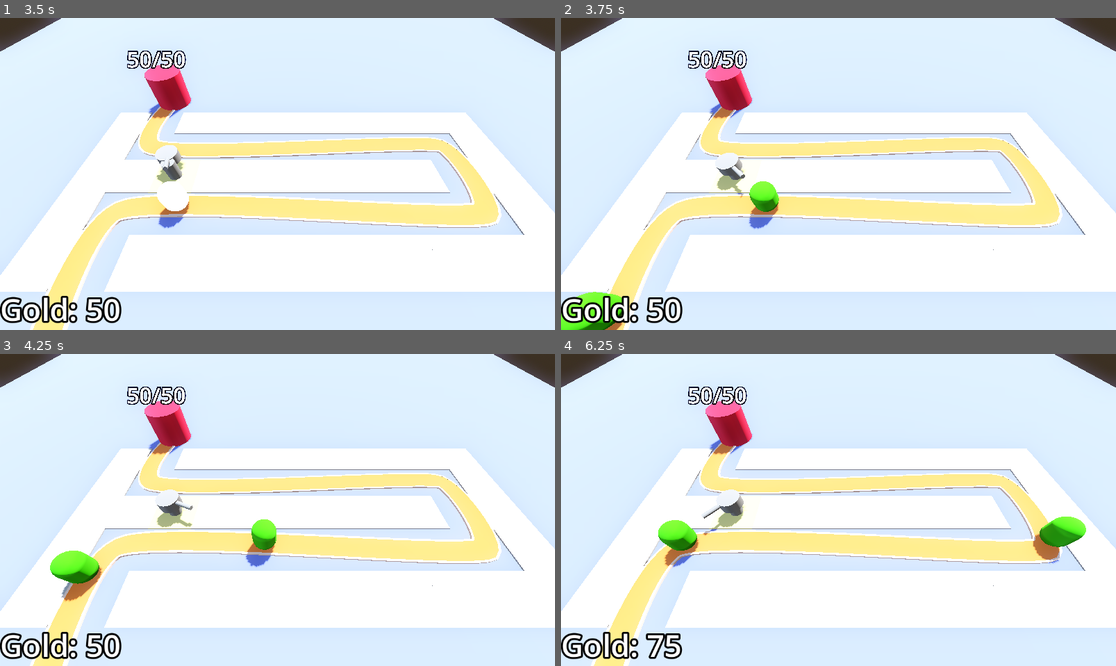
Above: before the commit, frames 1-4 (two rows, left to right).
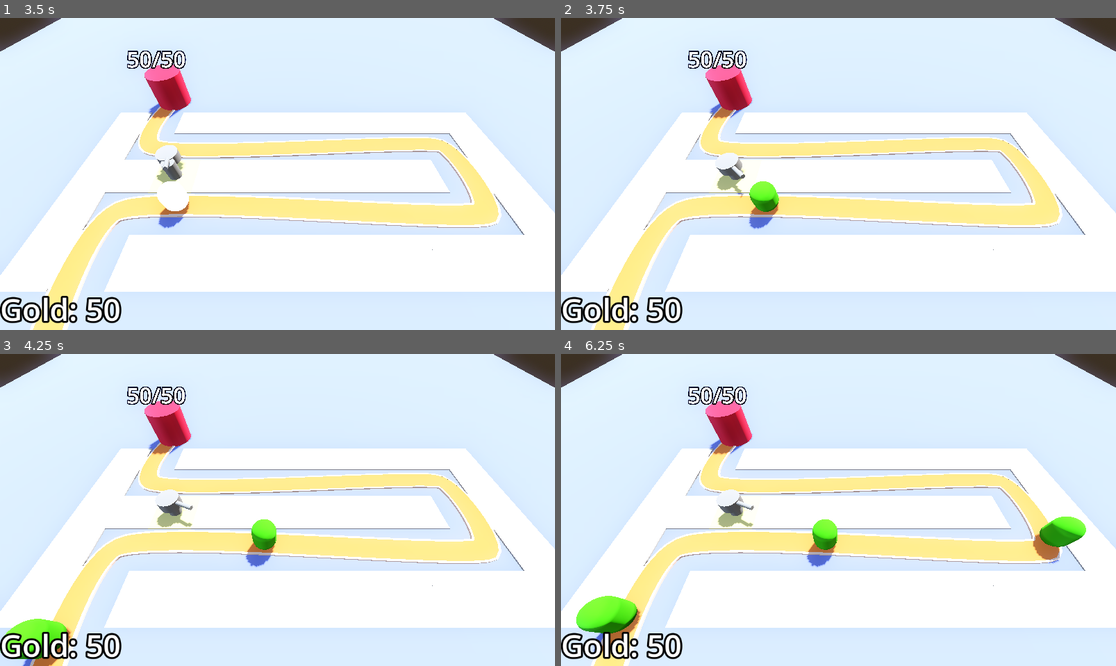
Above: after the commit, the same moments.

Repository: ConnerGordon/barbarian-blaster
Game: Godot game, scene res://levels/baselevel.tscn
The game is run twice, just before and just after one commit, with the same random seed, the same clock (stepped at 60 frames per second) and the same inputs.
Inputs (mouse positions are in pixels of both pictures, inside the frame that each line leads up to):
- Up to frame 1 (3.5 s): tap Enter at 0.5, 2 s; move the mouse to (399, 158) at 0.52 s; click (399, 158) at 0.6 s; tap Space at 1.25 s; move the mouse to (166, 189) at 1.27 s; click (166, 189) at 1.35 s; move the mouse to (333, 105) at 2.02 s; click (333, 105) at 2.1 s; move the mouse to (249, 236) at 2.77 s; click (249, 236) at 2.85 s
- Up to frame 2 (3.75 s): move the mouse to (1005, 220) at 3.52 s; click (1005, 220) at 3.6 s
- Up to frame 3 (4.25 s): no input
- Up to frame 4 (6.25 s): move the mouse to (672, 463) at 4.27 s; click (672, 463) at 4.35 s; move the mouse to (866, 510) at 5.02 s; click (866, 510) at 5.1 s; move the mouse to (755, 432) at 5.77 s; click (755, 432) at 5.85 s

Frame 1 is identical in both runs. In frame 2, 0.6% of the frame differs, in the area x 0-12%, y 87-100%; in frame 3, 1.8%; in frame 4, 3.0%, in the area x 2-50%, y 46-98%.

Commit message:
healthstuffs n timers

Diff:
--- /dev/null
+++ b/difficultymanager/difficultymanager.gd
@@ -0,0 +1,23 @@
+extends Node
+
+@onready var timer: Timer = $Timer
+@export var spawn_time_curve : Curve
+@export var game_length := 30.0
+@export var health_time_curve : Curve
+func _ready() -> void:
+	timer.start(game_length)
+
+
+func _process(delta: float) -> void:
+	pass
+
+func game_progress_ratio() -> float:
+	return 1.0-timer.time_left / game_length
+
+
+func get_spawn_time()-> float:
+	return spawn_time_curve.sample(game_progress_ratio())
+
+
+func get_health()-> float:
+	return health_time_curve.sample(game_progress_ratio())
--- /dev/null
+++ b/difficultymanager/difficultymanager.tscn
@@ -0,0 +1,23 @@
+[gd_scene load_steps=4 format=3 uid="uid://kjqfitqpw640"]
+
+[ext_resource type="Script" uid="uid://bhhh1qw3hpa55" path="res://difficultymanager/difficultymanager.gd" id="1_ptvyp"]
+
+[sub_resource type="Curve" id="Curve_ptvyp"]
+_limits = [0.25, 2.0, 0.0, 1.0]
+_data = [Vector2(0, 2), 0.0, -1.7500001, 0, 1, Vector2(1, 0.25), -1.7500001, 0.0, 1, 0]
+point_count = 2
+
+[sub_resource type="Curve" id="Curve_en8yo"]
+_limits = [10.0, 150.0, 0.0, 1.0]
+_data = [Vector2(0, 10), 0.0, 140.0, 0, 1, Vector2(1, 150), 140.0, 0.0, 1, 0]
+point_count = 2
+
+[node name="difficultymanager" type="Node"]
+script = ExtResource("1_ptvyp")
+spawn_time_curve = SubResource("Curve_ptvyp")
+health_time_curve = SubResource("Curve_en8yo")
+
+[node name="Timer" type="Timer" parent="."]
+wait_time = 30.0
+one_shot = true
+autostart = true
--- a/enmy/enemy.gd
+++ b/enmy/enemy.gd
@@ -7,6 +7,9 @@
 @export var defgold := 25
 @onready var animation_player: AnimationPlayer = $AnimationPlayer
 @onready var bank = get_tree().get_first_node_in_group("goonbank")
+
+@export var diff_man : Node
+
 
 var health: int:
 	set(nhealth):
--- a/levels/baselevel.tscn
+++ b/levels/baselevel.tscn
@@ -7,6 +7,7 @@
 [ext_resource type="Script" uid="uid://bm3q537f18c3d" path="res://levels/TurretManager.gd" id="5_l5r03"]
 [ext_resource type="PackedScene" uid="uid://crmtyoi82pkfo" path="res://turret/turret.tscn" id="6_76r3m"]
 [ext_resource type="Script" uid="uid://5ecumuywgjib" path="res://levels/bank.gd" id="7_76r3m"]
+[ext_resource type="PackedScene" uid="uid://kjqfitqpw640" path="res://difficultymanager/difficultymanager.tscn" id="8_bdbma"]
 
 [sub_resource type="ProceduralSkyMaterial" id="ProceduralSkyMaterial_weftf"]
 sky_horizon_color = Color(0.66224277, 0.6717428, 0.6867428, 1)
@@ -64,9 +65,10 @@
 "cells": PackedInt32Array(65531, 65535, 0, 65531, 0, 0, 65531, 1, 0, 65531, 2, 0, 65531, 3, 0, 65532, 1, 0, 65533, 6553 …(312 unchanged characters)…
 }
 
-[node name="Path3D" type="Path3D" parent="."]
+[node name="Path3D" type="Path3D" parent="." node_paths=PackedStringArray("diff_man")]
 curve = SubResource("Curve3D_ad0v0")
 script = ExtResource("2_l5r03")
+diff_man = NodePath("../difficultymanager")
 
 [node name="road" type="CSGPolygon3D" parent="Path3D"]
 polygon = PackedVector2Array(-1, 0, -1, 0.1, 1, 0.1, 1, 0)
@@ -147,4 +149,6 @@
 label_settings = SubResource("LabelSettings_l5r03")
 vertical_alignment = 2
 
+[node name="difficultymanager" parent="." instance=ExtResource("8_bdbma")]
+
 [connection signal="timeout" from="Path3D/Timer" to="Path3D" method="_on_timer_timeout"]
--- a/levels/path_3d.gd
+++ b/levels/path_3d.gd
@@ -2,7 +2,7 @@
 
 @export var enem : PackedScene = preload("res://enmy/enemy.tscn")
 @onready var timer: Timer = $Timer
-
+@export var diff_man : Node
 # Called when the node enters the scene tree for the first time.
 func _ready() -> void:
 	pass # Replace with function body.
@@ -18,8 +18,8 @@
 
 	var gen = enem.instantiate()
 	add_child(gen)
+	timer.wait_time = diff_man.get_spawn_time()
 
 
 func _on_timer_timeout() -> void:
 	spawn_enemy()
-	timer.start(randf_range(.5,2.5))
Not shown, added: difficultymanager/difficultymanager.gd.uid
Not shown: 1 places in levels/baselevel.tscn that only renumber resources
